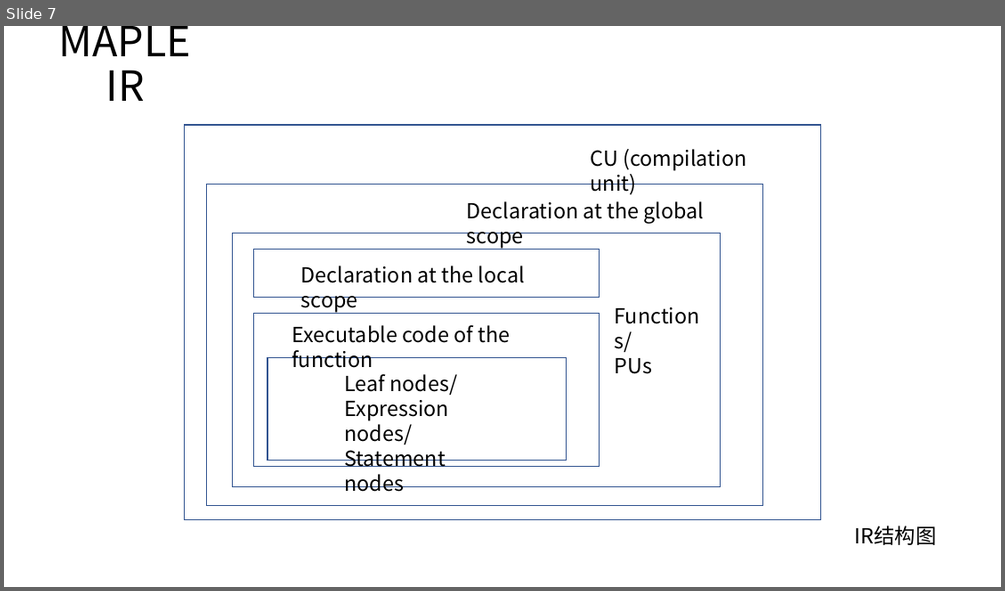
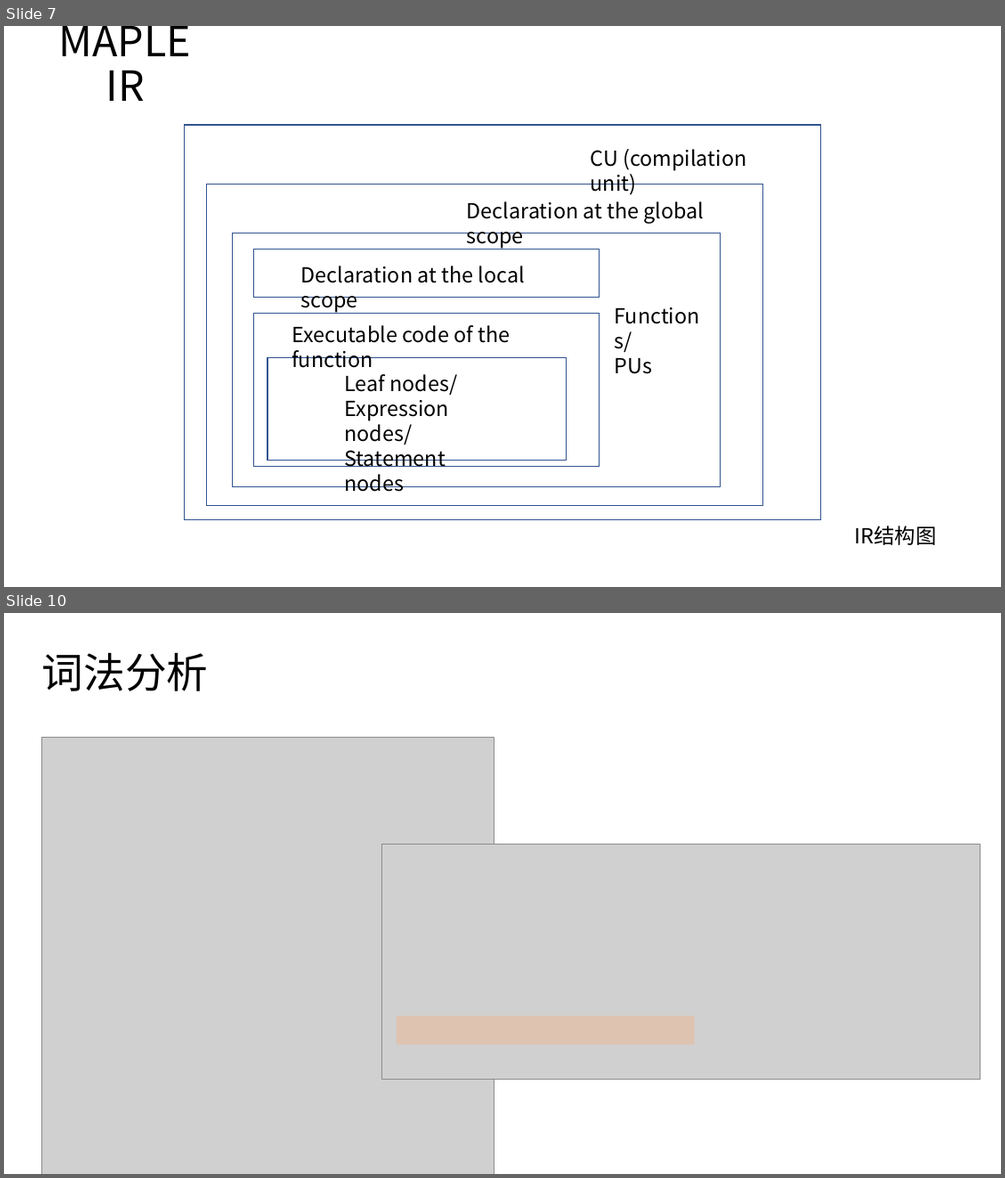
Before and after one commit to bupt-juniorTeam/OpenArkCompiler, a slide deck: 方舟编译器源码分析初稿.pptx. Shown one above the other, each under a label of ours: slide 7 before the commit, slides 7 and 10 after it; the slides between them are not shown. The pictures are 1005x591 and 1005x1178 pixels, drawn with LibreOffice and Linux fonts; fonts in the diff are those of the drawing; grey boxes stand for pictures. Boxes give left, top, right and bottom in pixels: in the first picture for what was removed or moved away, otherwise in the second. Text is boxed around its words. In the diff, an @@ line names an element or a change of style, - is before the commit and + after.

```diff
--- a/方舟编译器源码分析初稿.pptx
+++ b/方舟编译器源码分析初稿.pptx
@@ slide 10 added at (4, 613, 1001, 1174), background #FFFFFF @@
@@ title added at (42, 652, 209, 691), 40 pt, text #000000 @@
+词法分析
@@ picture added at (41, 737, 494, 1174) @@
@@ picture added at (381, 844, 980, 1078) @@
@@ rectangle added at (396, 1016, 695, 1045), fill #F4B183 at 41% opacity @@
```
Also in this commit, not shown: 2 slides changed, 5 other slides added, 1 other file.
